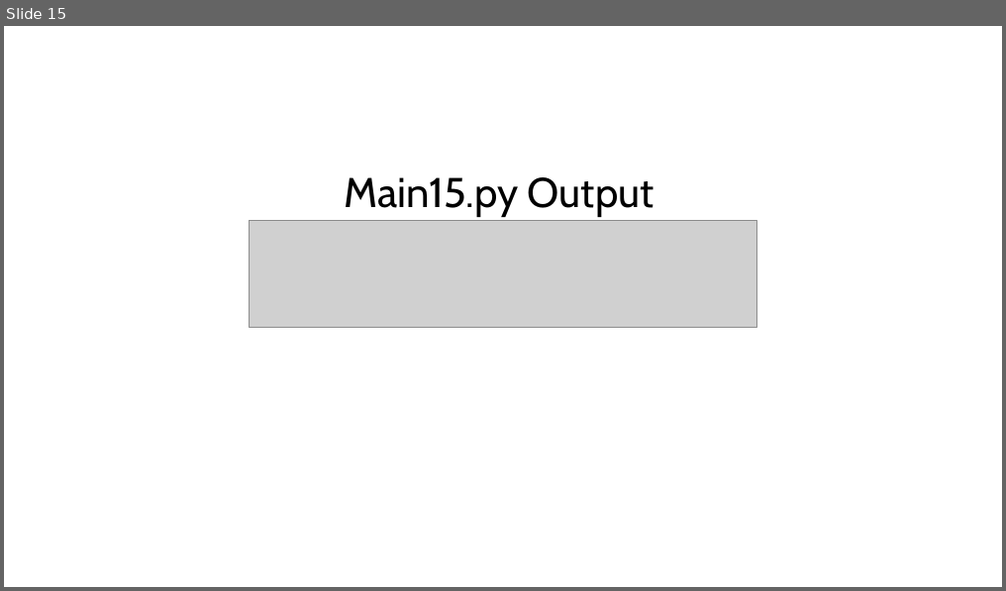
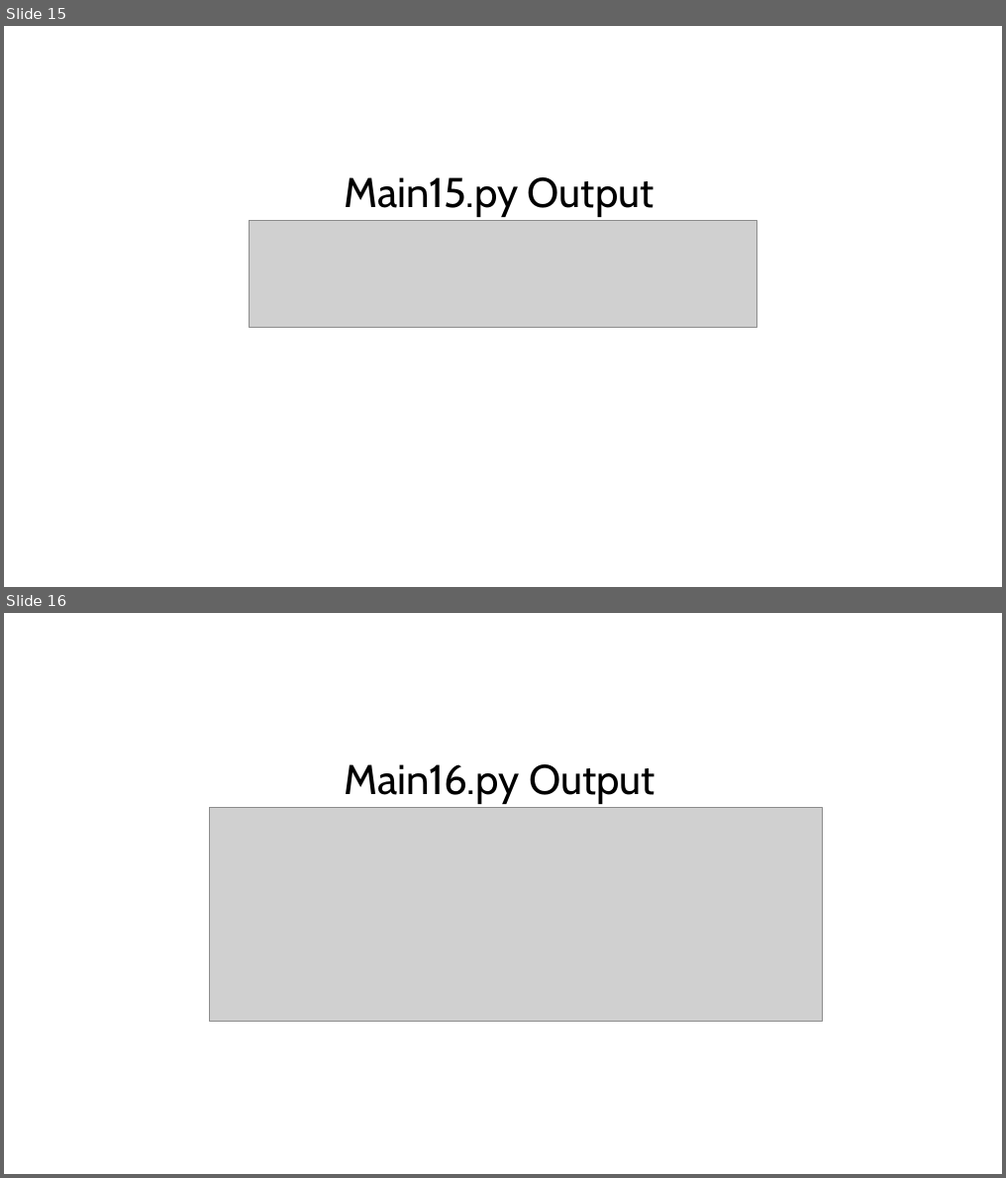
Before and after one commit to HarryMax1710/todo_app, a slide deck: Main.python Outputs.pptx. Shown one above the other, each under a label of ours: slide 15 before the commit, slides 15 and 16 after it. The pictures are 1006x591 and 1006x1178 pixels, drawn with LibreOffice and Linux fonts; fonts in the diff are those of the drawing; grey boxes stand for pictures. Boxes give left, top, right and bottom in pixels: in the first picture for what was removed or moved away, otherwise in the second. Text is boxed around its words. In the diff, an @@ line names an element or a change of style, - is before the commit and + after.

```diff
--- a/Main.python Outputs.pptx
+++ b/Main.python Outputs.pptx
@@ slide 16 added at (x1=4, y1=613, x2=1002, y2=1174), background #FFFFFF @@
@@ text added at (x1=345, y1=764, x2=655, y2=804), 40 pt, text #000000 @@
+Main16.py Output
@@ picture added at (x1=210, y1=808, x2=823, y2=1021) @@
```
Also in this commit, not shown: 4 other files.
